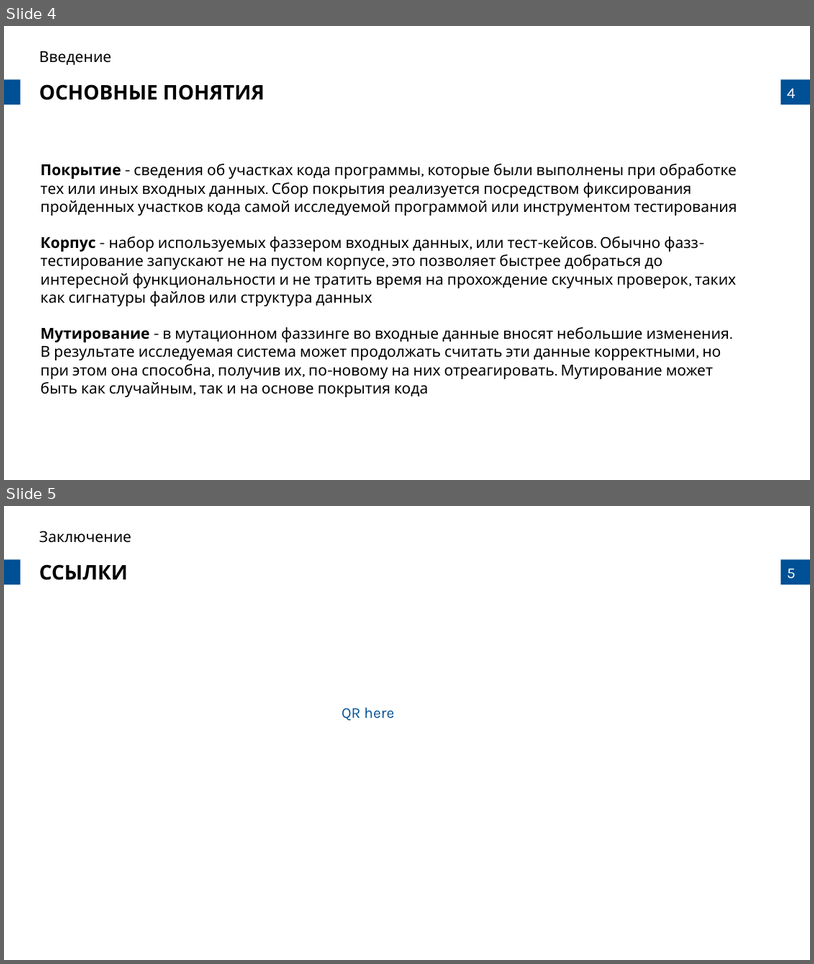
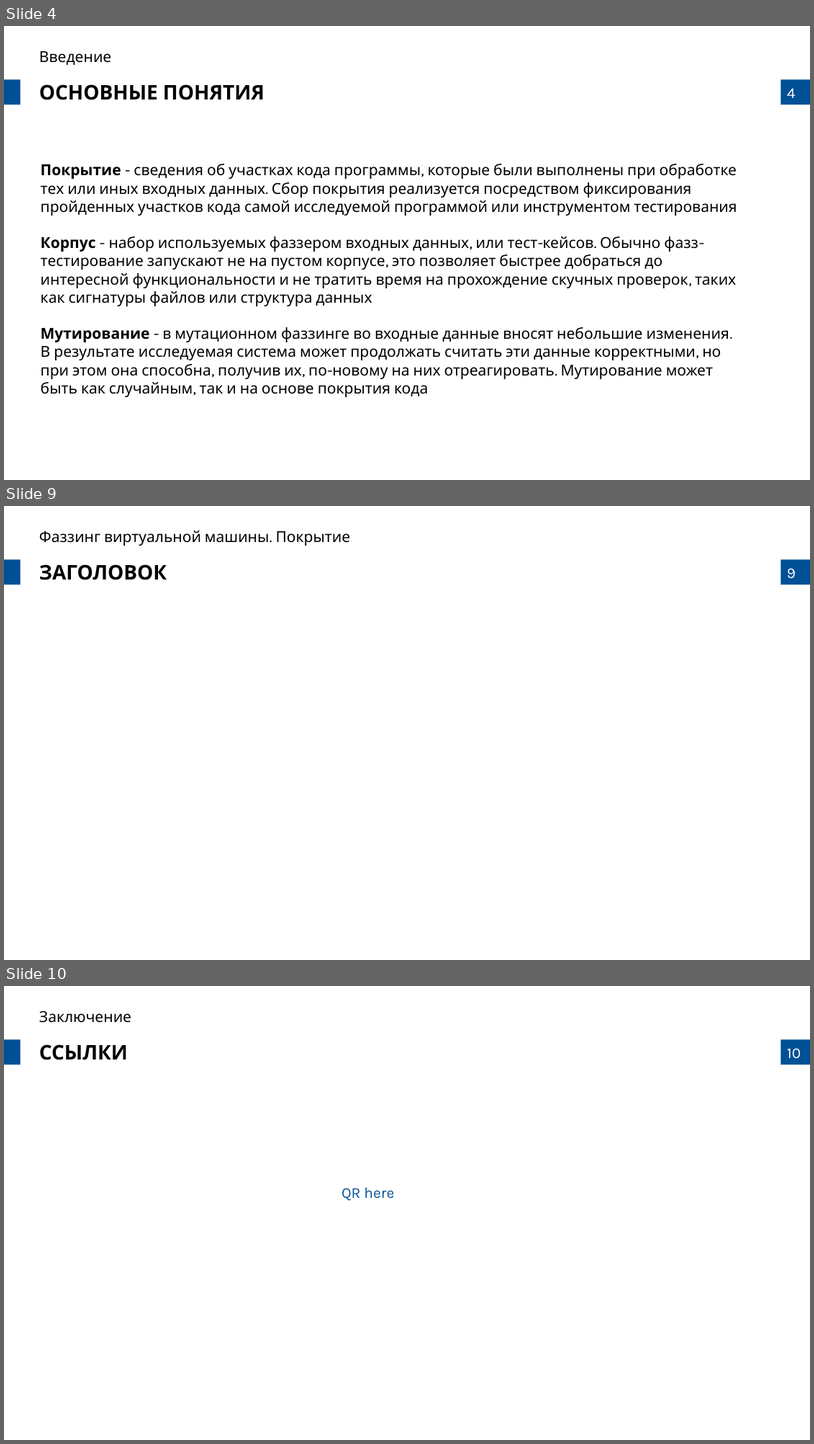
Before and after one commit to prostoAlexandr/BeeTech_2024, a slide deck: Belikov_Virtual_machine_fuzzing_types_and_approaches.pptx. Shown one above the other, each under a label of ours: slides 4 and 5 before the commit, slides 4, 9 and 10 after it; the slides between them are not shown. The pictures are 814x964 and 814x1444 pixels, drawn with LibreOffice and Linux fonts; fonts in the diff are those of the drawing; background and template pictures are left out. Boxes give left, top, right and bottom in pixels: in the first picture for what was removed or moved away, otherwise in the second. Text is boxed around its words. In the diff, an @@ line names an element or a change of style, - is before the commit and + after.

```diff
--- a/Belikov_Virtual_machine_fuzzing_types_and_approaches.pptx
+++ b/Belikov_Virtual_machine_fuzzing_types_and_approaches.pptx
@@ slide 9 added at (4,506,810,960), background #FFFFFF; not listed: 3 template elements that a slide beside it also shows @@
@@ text added at (39,530,351,546), 18 pt, text #000000 @@
+Фаззинг виртуальной машины. Покрытие
@@ text added at (39,564,167,580), 24 pt, text #000000, bold @@
+ЗАГОЛОВОК
@@ what was slide 5 is now slide 10 @@
@@ page number at (787,1048,801,1058): text changed @@
-5
+10
```
Also in this commit, not shown: 4 other slides added, 3 other files.
